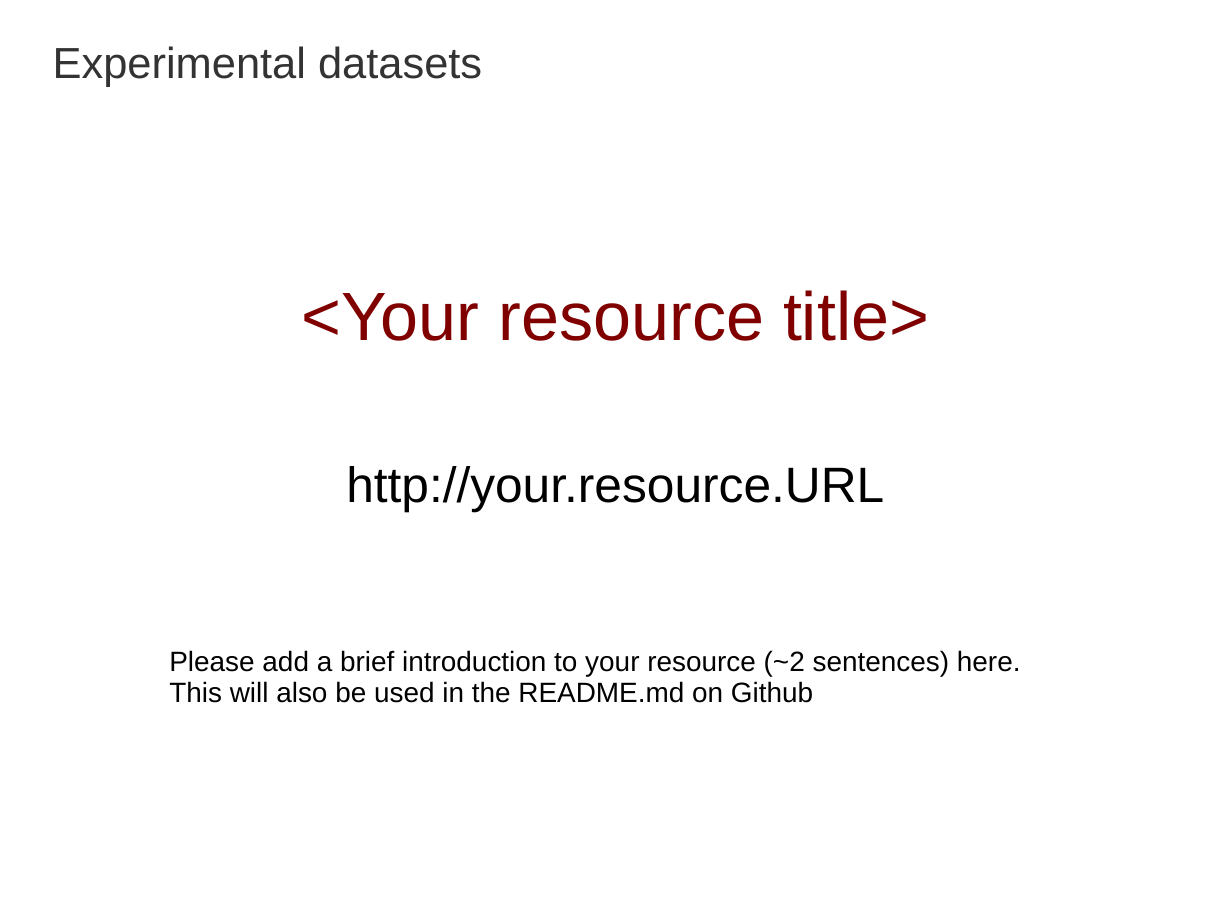
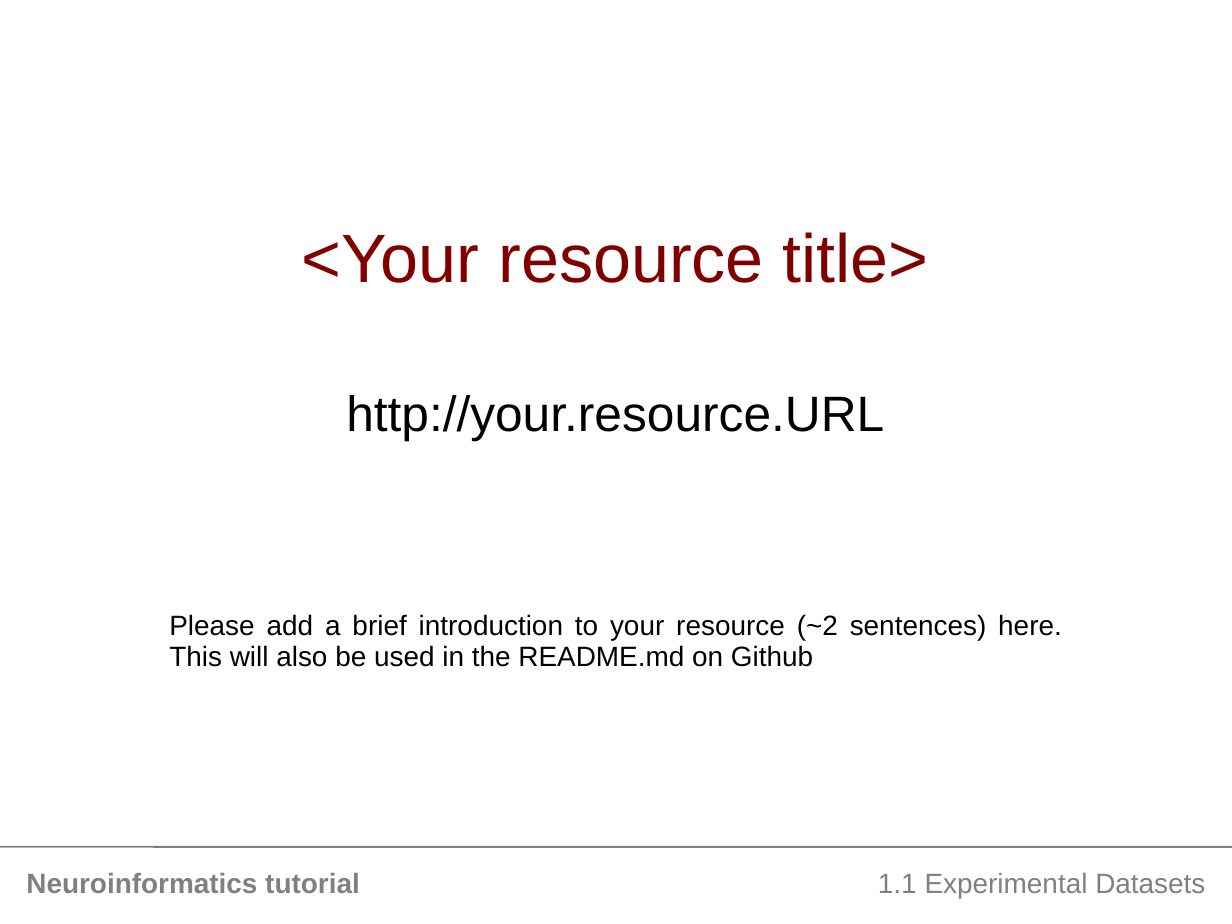
Before and after one commit to NeuralEnsemble/NeuroinformaticsTutorial, a slide deck: slide 1 of Part 1 - Resources for computational modellers/Template.ppt. Drawn at 1232x924 pixels with LibreOffice and Linux fonts; fonts in the diff are those of the drawing. Boxes give left, top, right and bottom in pixels: in the first picture for what was removed or moved away, otherwise in the second. Text is boxed around its words. In the diff, an @@ line names an element or a change of style, - is before the commit and + after.

```diff
--- a/Part 1 - Resources for computational modellers/Template.ppt
+++ b/Part 1 - Resources for computational modellers/Template.ppt
@@ title "<Your resource title>": place and size @@
-title "<Your resource title>" at <box>302,290,929,341</box>
+title "<Your resource title>" at <box>302,232,929,283</box>
@@ subtitle "http://your.resource.URL": place and size @@
-subtitle "http://your.resource.URL" at <box>346,466,884,512</box>
+subtitle "http://your.resource.URL" at <box>346,395,884,441</box>
@@ text "Please add a brief introduction ...": place and size @@
-text "Please add a brief introduction ..." at <box>169,650,1021,703</box>
+text "Please add a brief introduction ..." at <box>169,614,1062,667</box>
@@ text "Please add a brief introduction ..." at <box>169,614,1062,667</box>: alignment left to justified @@
@@ line added from (0, 847) to (1232, 847), #808080 1.25 pt @@
@@ text added at <box>26,873,360,893</box>, 18 pt, text #808080, bold @@
+Neuroinformatics tutorial
@@ text at <box>878,873,1205,898</box>: text changed; size 28 to 18 pt; text colour #333333 to #808080 @@
-Experimental datasets
+1.1 Experimental Datasets
```
Also in this commit, not shown: 1 other slide changed, 1 other file.
